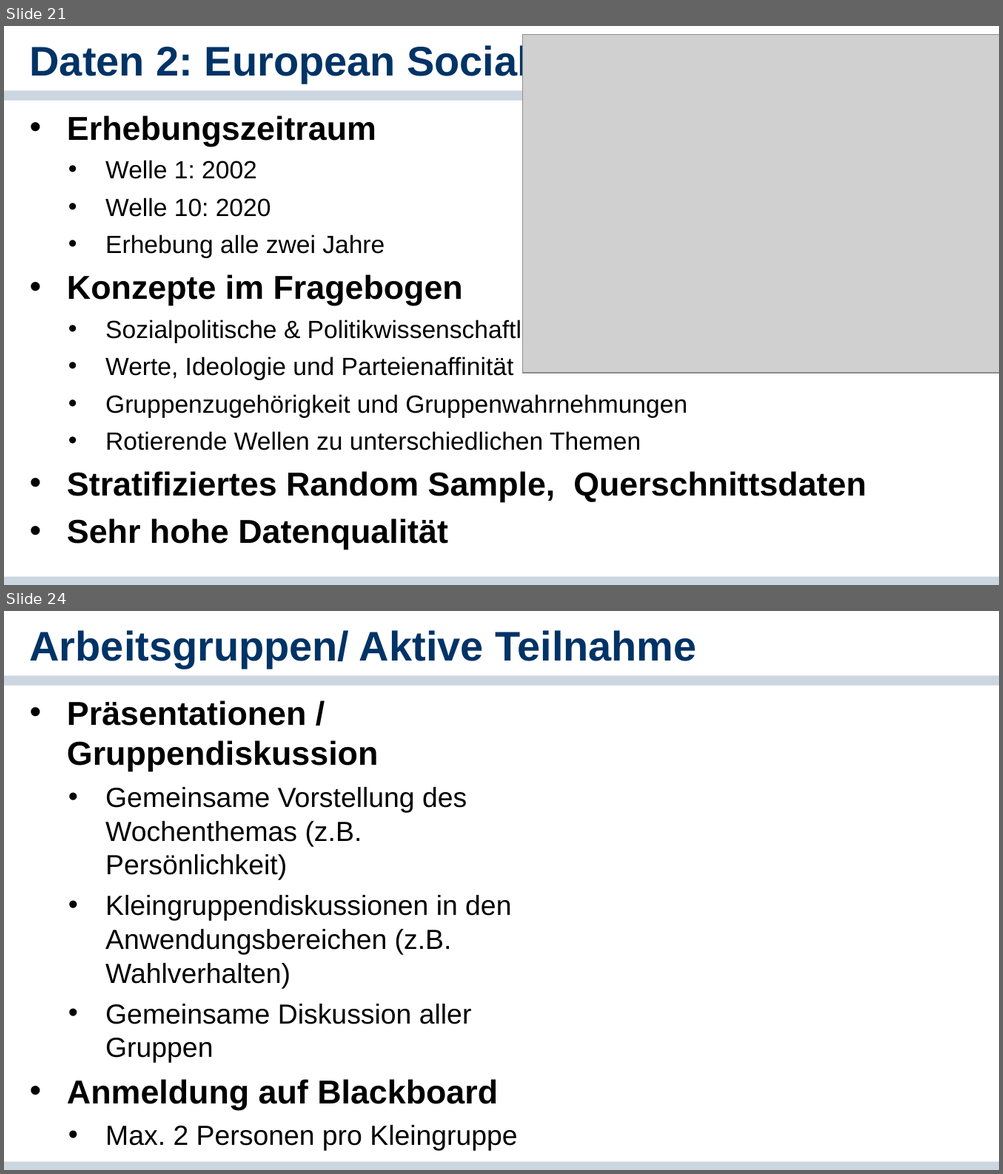
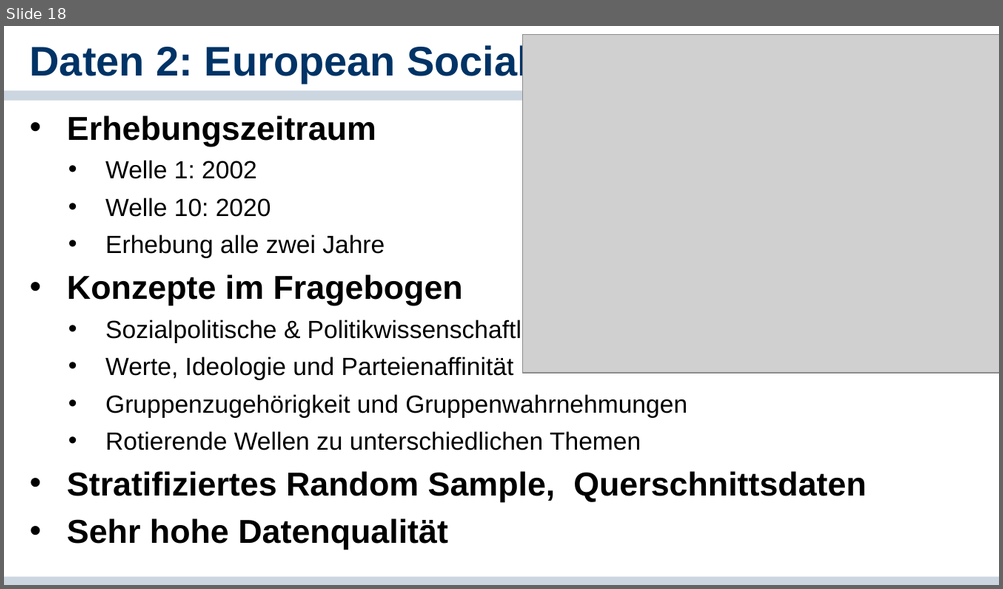
Before and after one commit to cgnguyen/class_political_psychology, a slide deck: 2_Slides_Literature/2_Basics of Political Psychology/2-Methoden und Theorien der politischen Psychologie.pptx. Shown one above the other, each under a label of ours: slides 21 and 24 before the commit, slide 18 after it; the slides between them are not shown. The pictures are 1003x1174 and 1003x589 pixels, drawn with LibreOffice and Linux fonts; fonts in the diff are those of the drawing; grey boxes stand for pictures; background and template pictures are left out. Boxes give left, top, right and bottom in pixels: in the first picture for what was removed or moved away, otherwise in the second. Text is boxed around its words. In the diff, an @@ line names an element or a change of style, - is before the commit and + after.

```diff
--- a/2_Slides_Literature/2_Basics of Political Psychology/2-Methoden und Theorien der politischen Psychologie.pptx
+++ b/2_Slides_Literature/2_Basics of Political Psychology/2-Methoden und Theorien der politischen Psychologie.pptx
@@ slide 24 removed at box(4, 611, 999, 1170), background #FFFFFF; not listed: 2 template elements that a slide beside it also shows @@
@@ title removed at box(30, 630, 697, 668) @@
-Arbeitsgruppen/ Aktive Teilnahme
@@ text removed at box(67, 701, 517, 1151) @@
-• Präsentationen / Gruppendiskussion
-  • Gemeinsame Vorstellung des Wochenthemas (z.B. Persönlichkeit)
-  • Kleingruppendiskussionen in den Anwendungsbereichen (z.B. Wahlverhalten)
-  • Gemeinsame Diskussion aller Gruppen
-• Anmeldung auf Blackboard
-  • Max. 2 Personen pro Kleingruppe
@@ what was slide 21 is now slide 18 @@
```
Also in this commit, not shown: 3 slides changed, 2 slides added, 9 other slides removed.
